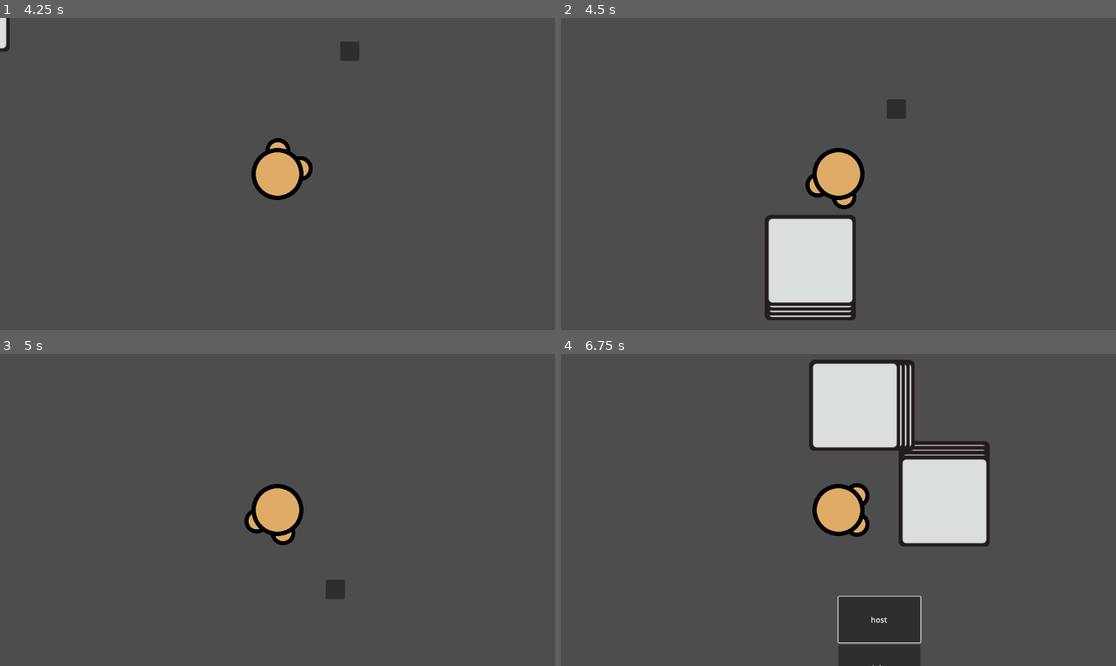
Above: before the commit, frames 1-4 (two rows, left to right).
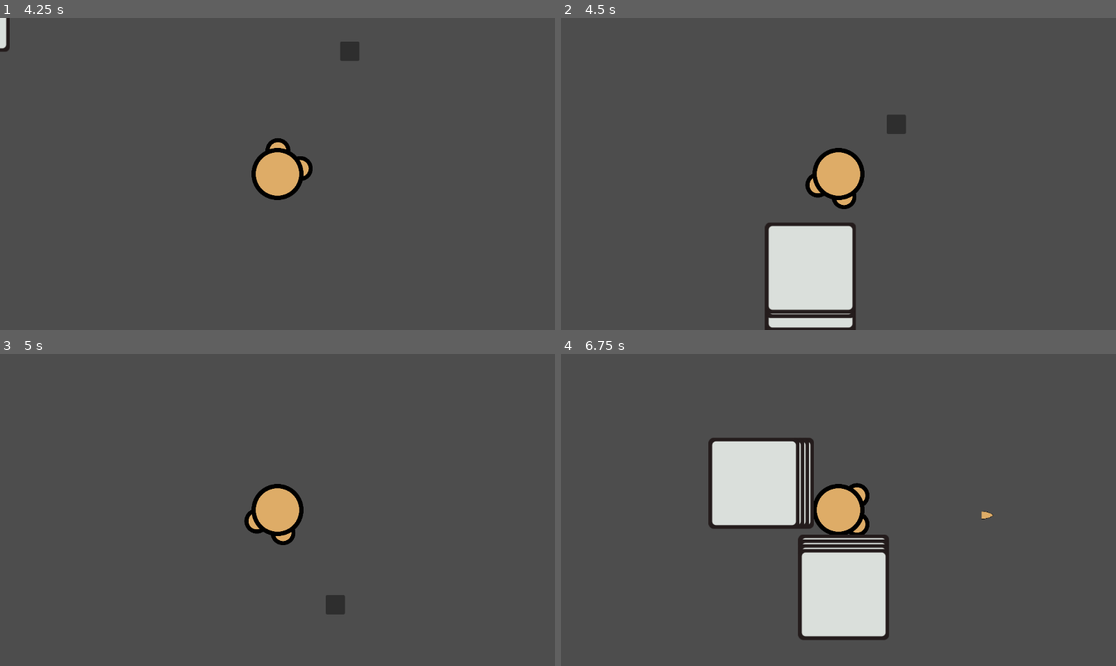
Above: after the commit, the same moments.

Repository: Tiffycake/Jank
Game: Godot game, scene res://Main Scene.tscn
Two runs of this game, one before a commit and one after it. Both use one fixed random seed, a clock stepped at 60 frames per second and the inputs below.
Inputs (mouse positions are in pixels of both pictures, inside the frame that each line leads up to):
- Up to frame 1 (4.25 s): click (493, 111) at 0.5 s; click "host" at 1.25 s; move the mouse to (399, 158) at 2.02 s; press the mouse at (399, 158) at 2.03 s; hold D (right) 2.03-2.78 s; move the mouse to (166, 189) at 2.77 s; release the mouse at (166, 189) at 2.78 s; hold S (down) 2.78-3.53 s; right-click (166, 189) at 2.85 s; move the mouse to (333, 105) at 3.52 s; press the mouse at (333, 105) at 3.53 s; hold D (right) from 3.53 s (still down)
- Up to frame 2 (4.5 s): move the mouse to (810, 236) at 4.27 s; release D (right) at 4.28 s; release the mouse at (810, 236) at 4.28 s; hold W (up) from 4.28 s (still down); right-click (810, 236) at 4.35 s
- Up to frame 3 (5 s): keep holding W (up)
- Up to frame 4 (6.75 s): move the mouse to (1005, 556) at 5.02 s; release W (up) at 5.03 s; press the mouse at (1005, 556) at 5.03 s; hold A (left) 5.03-6.53 s; move the mouse to (672, 463) at 5.77 s; release the mouse at (672, 463) at 5.78 s; right-click (672, 463) at 5.85 s; move the mouse to (866, 510) at 6.52 s; press the mouse at (866, 510) at 6.53 s; hold S (down) from 6.53 s (still down)

Frame 1 is identical in both runs. In frame 2, 2.2% of the frame differs, in the area x 36-63%, y 26-100%; in frame 3, 0.3%; in frame 4, 23%, in the area x 26-78%, y 1-100%.

Commit message:
this is in a terrible state lol

Diff:
--- a/scenes/player.tscn
+++ b/scenes/player.tscn
@@ -8,7 +8,7 @@
 [ext_resource type="Script" uid="uid://um2tckmdvn3" path="res://scripts/weapon.gd" id="4_dqkch"]
 
 [sub_resource type="CircleShape2D" id="CircleShape2D_1xral"]
-radius = 54.0093
+radius = 54.0
 
 [sub_resource type="SceneReplicationConfig" id="SceneReplicationConfig_tuyoq"]
 properties/0/path = NodePath(".:position")
@@ -20,22 +20,6 @@
 
 [node name="Player" type="CharacterBody2D"]
 script = ExtResource("1_i3pqv")
-
-[node name="Inventory" type="Node2D" parent="."]
-
-[node name="Weapon" type="Node2D" parent="Inventory"]
-position = Vector2(80, 0)
-script = ExtResource("4_dqkch")
-
-[node name="Timer" type="Timer" parent="Inventory/Weapon"]
-
-[node name="HealthComponent" parent="." instance=ExtResource("2_tuyoq")]
-maxHealth = 100
-
-[node name="HitboxComponent" parent="." instance=ExtResource("3_fjrip")]
-
-[node name="CollisionBox2D" type="CollisionShape2D" parent="HitboxComponent"]
-shape = SubResource("CircleShape2D_1xral")
 
 [node name="Sprite2D" type="Sprite2D" parent="."]
 rotation = 1.5708
@@ -54,5 +38,24 @@
 scale = Vector2(0.75, 0.75)
 texture = ExtResource("3_sweqy")
 
+[node name="Inventory" type="Node2D" parent="."]
+
+[node name="Weapon" type="Node2D" parent="Inventory"]
+position = Vector2(80, 0)
+script = ExtResource("4_dqkch")
+
+[node name="Timer" type="Timer" parent="Inventory/Weapon"]
+
+[node name="HealthComponent" parent="." instance=ExtResource("2_tuyoq")]
+maxHealth = 100
+
+[node name="HitboxComponent" parent="." instance=ExtResource("3_fjrip")]
+
+[node name="CollisionBox2D" type="CollisionShape2D" parent="HitboxComponent"]
+shape = SubResource("CircleShape2D_1xral")
+
 [node name="MultiplayerSynchronizer" type="MultiplayerSynchronizer" parent="."]
 replication_config = SubResource("SceneReplicationConfig_tuyoq")
+
+[node name="CollisionBox2D" type="CollisionShape2D" parent="."]
+shape = SubResource("CircleShape2D_1xral")
--- a/scripts/ComponentScripts/AttackComponent.gd
+++ b/scripts/ComponentScripts/AttackComponent.gd
@@ -10,7 +10,8 @@
 
 
 func killSelf(area) -> void:
-	print(area)
+	pass
+	#print(area)
 
 
 func _ready() -> void:
--- a/scripts/player.gd
+++ b/scripts/player.gd
@@ -4,9 +4,18 @@
 @onready var weapon: Node2D = $"Inventory/Weapon"
 @onready var objectList: Node = $"../../objectList"
 var camera : Camera2D = Camera2D.new()
+@onready var coolBox : CollisionShape2D  = $"CollisionBox2D" # :sunglasses:
 
+const wall = preload("res://scenes/basic_wall.tscn")
+var growSpeed : int = 60
+var counter1 : int = growSpeed
+var counterdelta : int = -1
 
-var wall = preload("res://scenes/basic_wall.tscn")
+# Called when the node enters the scene tree for the first time.
+func _ready() -> void:
+	if is_multiplayer_authority():
+		add_child(camera)
+	self.tree_exited.connect(die)
 
 
 func get_input():
@@ -34,14 +43,16 @@
 		get_input()
 	move_and_slide()
 
+
+	coolBox.set_scale(Vector2(counter1/float(growSpeed),counter1/float(growSpeed)))
+
+	counter1+=counterdelta
+
+	if counter1 < 0 or  counter1 > 100:
+		counterdelta *= -1
+
 func _enter_tree() -> void:
 	set_multiplayer_authority(name.to_int())
-
-# Called when the node enters the scene tree for the first time.
-func _ready() -> void:
-	if is_multiplayer_authority():
-		add_child(camera)
-	self.tree_exited.connect(die)
 
 func die() -> void:
 	pass
